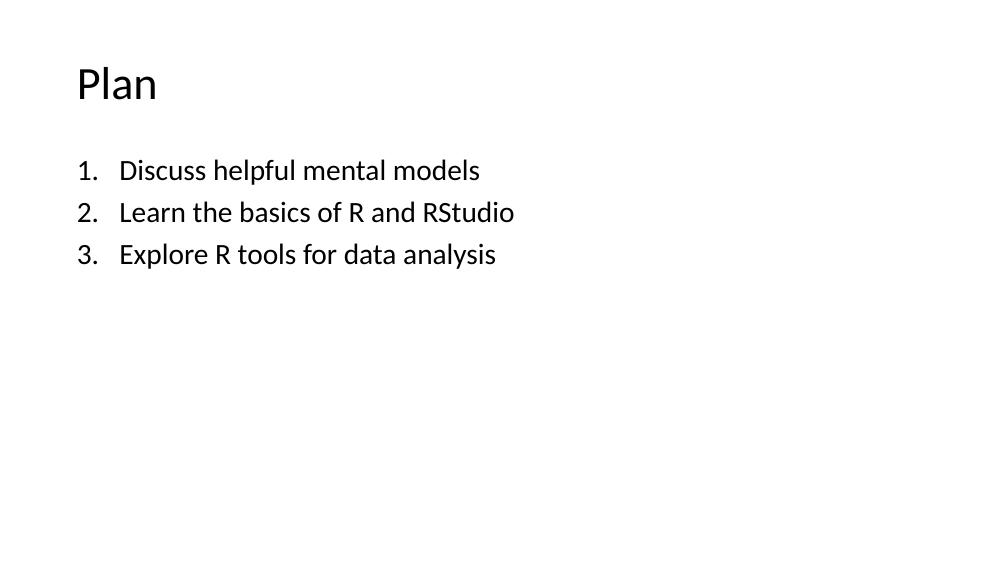
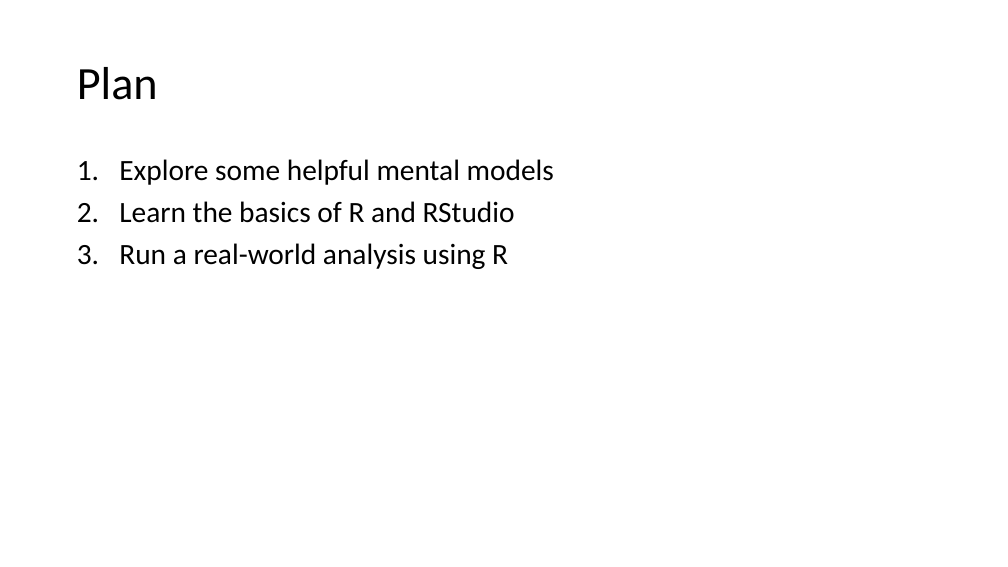
Before and after one commit to CenterOnBudget/r-intro-training, a slide deck: slide 2 of slides/intro_slides.pptx. Drawn at 1008x567 pixels with LibreOffice and Linux fonts; fonts in the diff are those of the drawing. Boxes give left, top, right and bottom in pixels: in the first picture for what was removed or moved away, otherwise in the second. Text is boxed around its words. In the diff, an @@ line names an element or a change of style, - is before the commit and + after.

```diff
--- a/slides/intro_slides.pptx
+++ b/slides/intro_slides.pptx
@@ text at (119,159,554,185): text changed @@
-1. Discuss helpful mental models
+1. Explore some helpful mental models
@@ text at (119,243,508,269): text changed @@
-3. Explore R tools for data analysis
+3. Run a real-world analysis using R
```
Also in this commit, not shown: 5 other slides changed.
